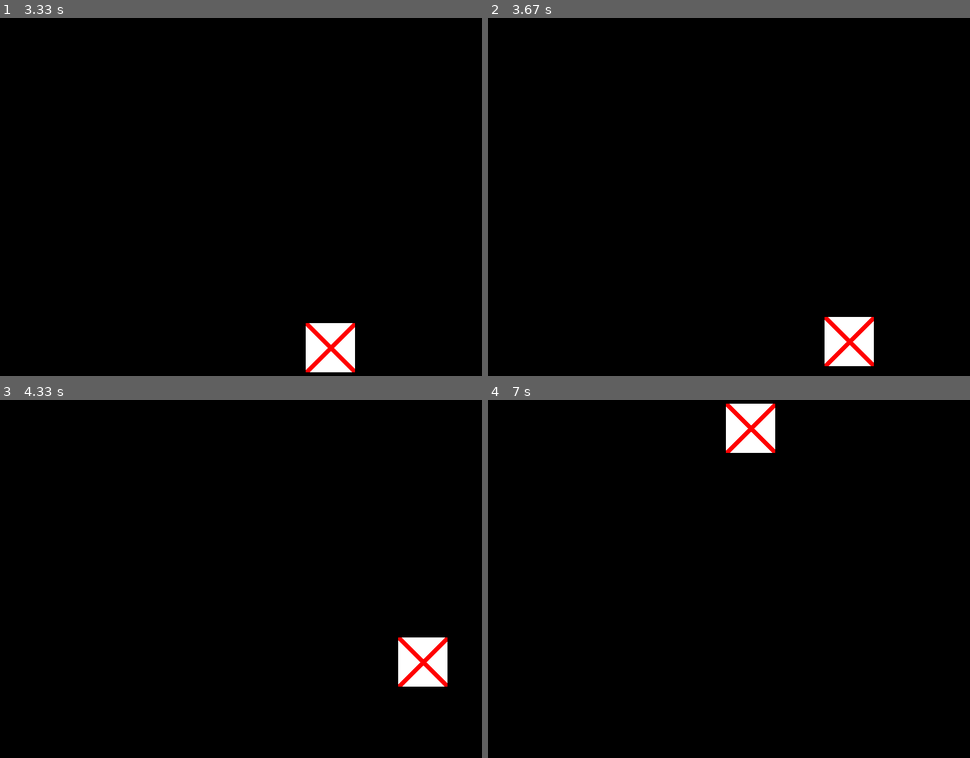
Above: before the commit, frames 1-4 (two rows, left to right).
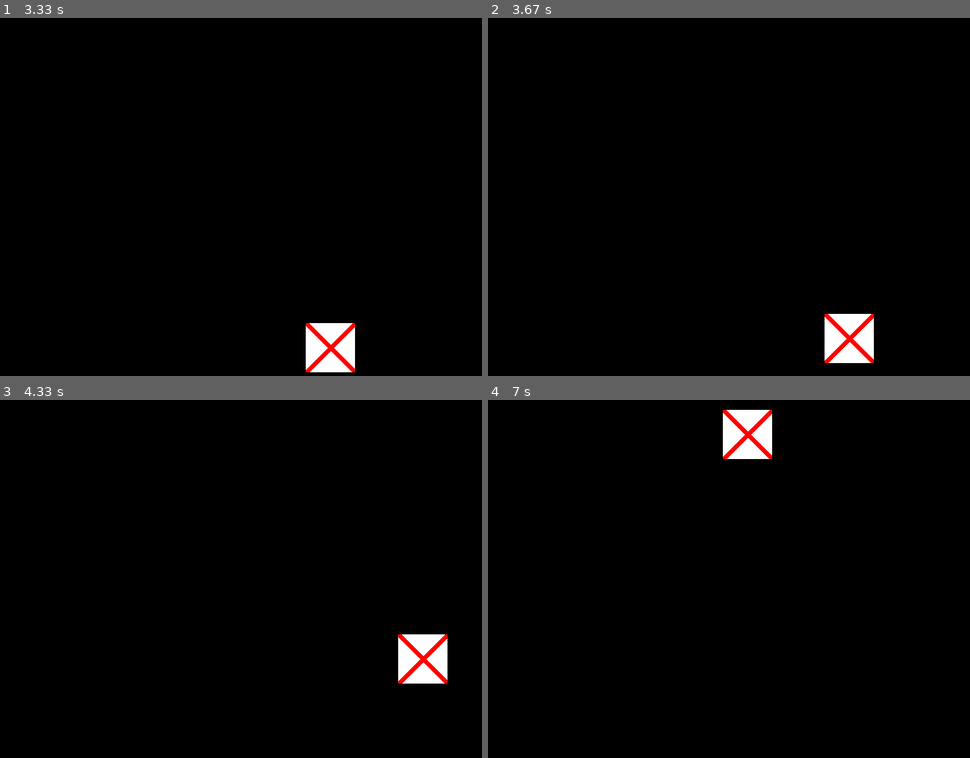
Above: after the commit, the same moments.

Repository: ddiggs-whs/teaching_pygame
Game: pygame game, started from main.py
Two runs of this game, one before a commit and one after it. Both use one fixed random seed, a clock stepped at 60 frames per second and the inputs below.
Inputs:
- Up to frame 1 (3.33 s): no input
- Up to frame 2 (3.67 s): no input
- Up to frame 3 (4.33 s): no input
- Up to frame 4 (7 s): no input

Frame 1 is identical in both runs. In frame 2, 0.5% of the frame differs, in the area x 69-81%, y 82-98%; in frame 3, 0.5%; in frame 4, 0.9%, in the area x 48-60%, y 1-17%.

Commit message:
First changes

Diff:
--- a/main.py
+++ b/main.py
@@ -27,6 +27,7 @@
         super().__init__()
         self.image = pygame.Surface([width, height])
         self.rect = self.image.get_rect()
+
         self.x_color = RED
 
         self.image.fill(WHITE)
@@ -37,17 +38,22 @@
         self.y_speed = 5
 
     def update(self):
-        self.rect.left += self.x_speed
+        self.rect.x += self.x_speed
         if self.rect.right >= WINDOWWIDTH:
             self.x_speed *= -1
+            self.rect.x += self.x_speed
         if self.rect.left <= 0:
             self.x_speed *= -1
+            self.rect.x += self.x_speed
 
-        self.rect.top += self.y_speed
+        self.rect.y += self.y_speed
         if self.rect.bottom >= WINDOWHEIGHT:
             self.y_speed *= -1
+            self.rect.y += self.y_speed
         if self.rect.top <= 0:
             self.y_speed *= -1
+            self.rect.y += self.y_speed
+
 
 my_rectangle = BouncingRectangle(80, 80)
 my_group = pygame.sprite.Group()
@@ -57,12 +63,6 @@
 while True:
 
     for event in pygame.event.get():
-        if event.type == pygame.MOUSEMOTION:
-            mos_pos = pygame.mouse.get_pos()
-            if left < mos_pos[0] < left + width and top < mos_pos[1] < top + height:
-                x_color = GREEN
-            else:
-                x_color = RED
         if event.type == pygame.QUIT:
             quit()
 
